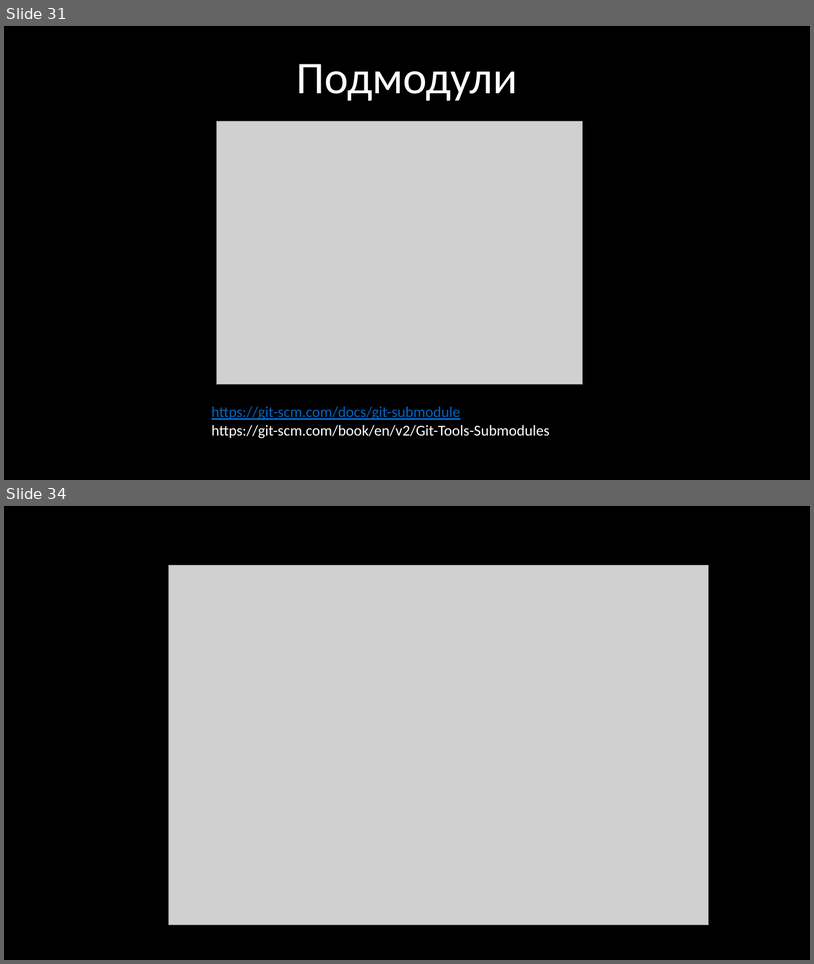
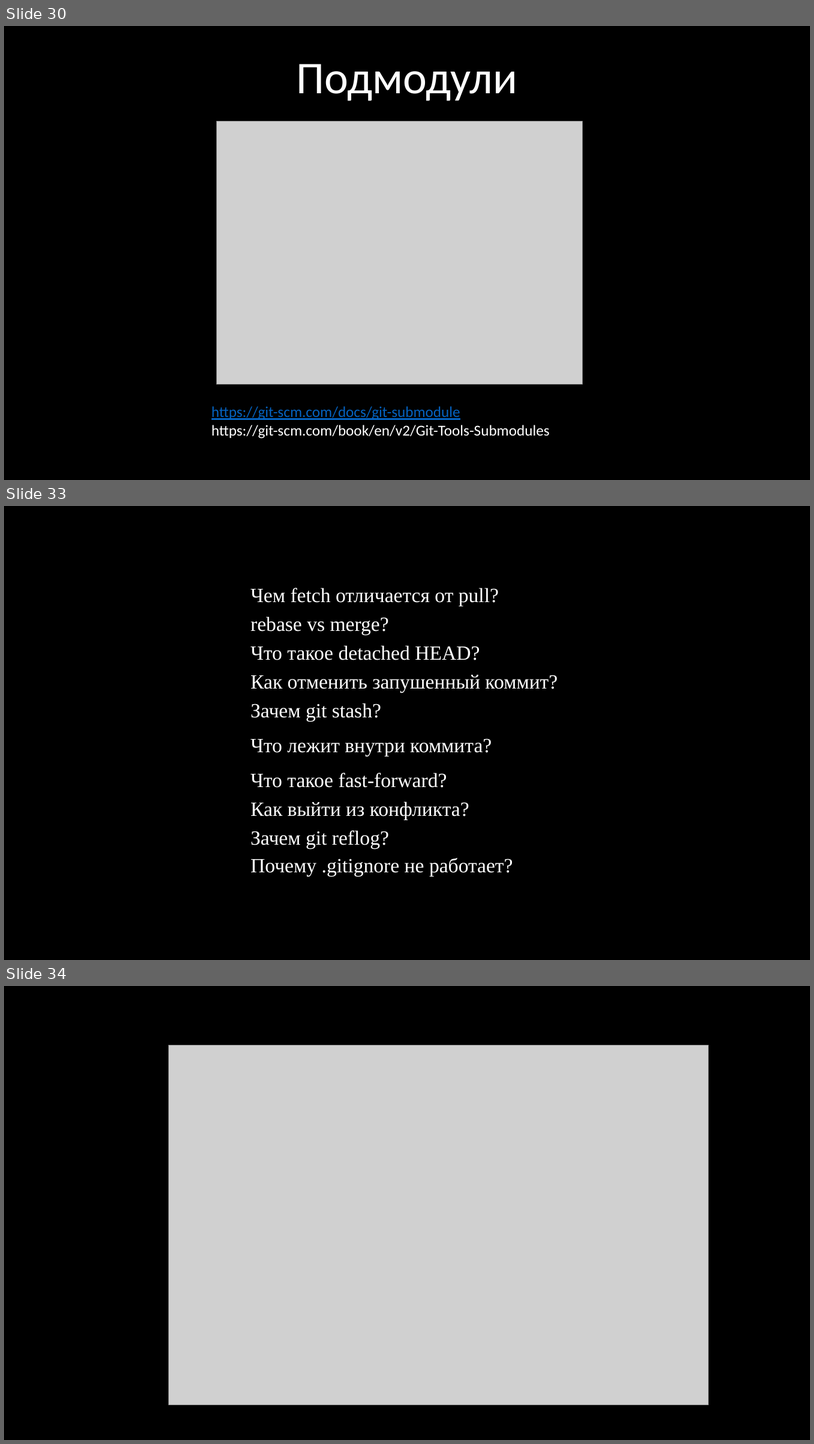
Before and after one commit to kruffka/C-Programming, a slide deck: 9_git/9_git.pptx. Shown one above the other, each under a label of ours: slides 31 and 34 before the commit, slides 30, 33 and 34 after it; the slides between them are not shown. The pictures are 814x964 and 814x1444 pixels, drawn with LibreOffice and Linux fonts; fonts in the diff are those of the drawing; grey boxes stand for pictures. Boxes give left, top, right and bottom in pixels: in the first picture for what was removed or moved away, otherwise in the second. Text is boxed around its words. In the diff, an @@ line names an element or a change of style, - is before the commit and + after.

```diff
--- a/9_git/9_git.pptx
+++ b/9_git/9_git.pptx
@@ slide 33 added at (x1=4, y1=506, x2=810, y2=960), background #000000 @@
@@ table added at (x1=245, y1=581, x2=569, y2=884), 10 rows, 1 columns @@
+Чем fetch отличается от pull?
+rebase vs merge?
+Что такое detached HEAD?
+Как отменить запушенный коммит?
+Зачем git stash?
+Что лежит внутри коммита?
+Что такое fast-forward?
+Как выйти из конфликта?
+Зачем git reflog?
+Почему .gitignore не работает?
@@ what was slide 31 is now slide 30 @@
```
Also in this commit, not shown: 17 slides changed, 3 other slides added, 4 slides removed, 4 other files.
